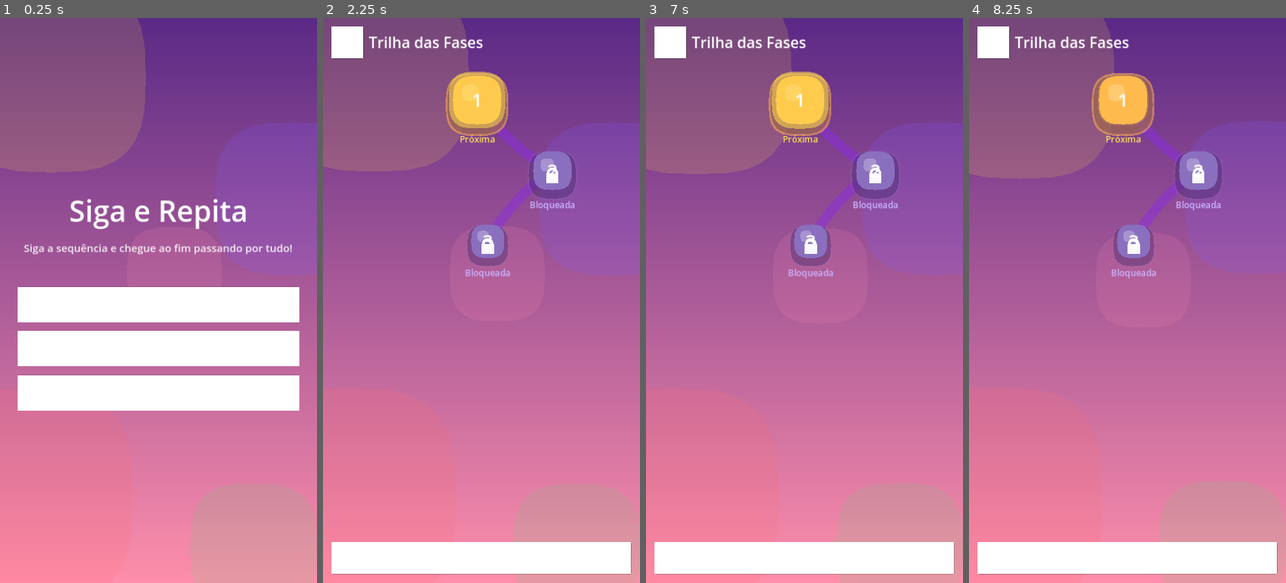
Above: before the commit, frames 1-4 (left to right).
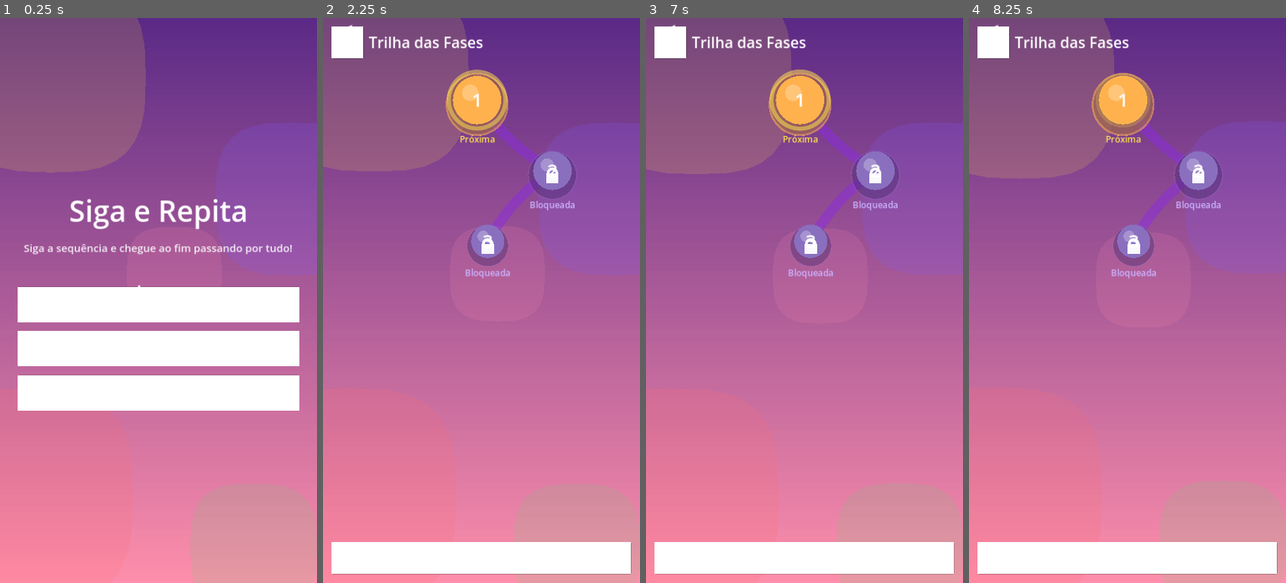
Above: after the commit, the same moments.

Repository: robertoaraujomf/Amarelo-Game-Siga-E-Repita
Game: Godot game, scene res://scenes/ui/MainMenu.tscn
The game is run twice, just before and just after one commit, with the same random seed, the same clock (stepped at 60 frames per second) and the same inputs.
Inputs (mouse positions are in pixels of both pictures, inside the frame that each line leads up to):
- Up to frame 1 (0.25 s): no input
- Up to frame 2 (2.25 s): click "Jogar" at 0.5 s; click "<" at 1.25 s; click "Jogar" at 2 s
- Up to frame 3 (7 s): click (801, 102) at 2.77 s; click "Reiniciar" at 3.5 s; click "Reiniciar" at 4.25 s; click "Reiniciar" at 5 s; move the mouse to (874, 272) at 5.77 s; hold Right (move_right) 5.78-6.5 s; click (874, 272) at 5.92 s; click "<" at 6.5 s
- Up to frame 4 (8.25 s): click "Zerar progresso" at 7.25 s; drag from (1064, 328) to (1111, 413) at 8.02 s

The runs differ from the first frame. In frame 1, less than 0.1% of the frame differs, in the area x 43-45%, y 47-48%; in frame 2, 1.8%; in frame 3, 1.8%, in the area x 8-80%, y 1-44%; in frame 4, 0.8%.

Commit message:
fix: botoes com gradiente e texto, fases com circulos

Diff:
--- a/scripts/ui/LevelTrail.gd
+++ b/scripts/ui/LevelTrail.gd
@@ -82,7 +82,7 @@
 		var pts := _trail_path()
 		draw_polyline(pts, Color(StyleFactory.TRAIL, 0.5), 22.0, true)
 		for e in _entries:
-			_draw_blob(e["pos"], 11.0, Color(StyleFactory.TRAIL, 0.5))
+			draw_circle(e["pos"], 11.0, Color(StyleFactory.TRAIL, 0.5))
 
 	for e in _entries:
 		_draw_node(e)
@@ -119,17 +119,17 @@
 		_:
 			glow = Color("4d96ff")
 			glow_a = 0.0
-	# Brilho colorido + sombra suave por baixo do globo da fase (sem circulos perfeitos).
-	_draw_blob(pos + Vector2(0, 10.0), r * 1.30, Color(glow, glow_a))
-	_draw_blob(pos + Vector2(0, 10.0), r * 1.22, Color("2a0f4a", 0.30))
-	_draw_blob(pos, r, col)
-	_draw_blob(pos + Vector2(-r * 0.28, -r * 0.30), r * 0.34, Color(1, 1, 1, 0.25))
+	# Brilho colorido + sombra suave por baixo do globo da fase.
+	draw_circle(pos + Vector2(0, 10.0), r * 1.30, Color(glow, glow_a))
+	draw_circle(pos + Vector2(0, 10.0), r * 1.22, Color("2a0f4a", 0.30))
+	draw_circle(pos, r, col)
+	draw_circle(pos + Vector2(-r * 0.28, -r * 0.30), r * 0.34, Color(1, 1, 1, 0.25))
 
 	if status == "current":
 		var pulse := 0.5 + 0.5 * sin(_time * 5.0)
-		_draw_blob(pos, r * (1.05 + 0.14 * pulse), Color(StyleFactory.HIGHLIGHT, glow_a * (0.35 + 0.65 * pulse)))
+		draw_arc(pos, r * (1.05 + 0.14 * pulse), 0.0, TAU, 56, Color(StyleFactory.HIGHLIGHT, glow_a * (0.35 + 0.65 * pulse)), 8.0, true)
 	elif status == "completed":
-		_draw_blob(pos, r * 1.16, Color("b8ffb0", glow_a))
+		draw_arc(pos, r * 1.16, 0.0, TAU, 56, Color("b8ffb0", glow_a), 6.0, true)
 
 	# Numero da fase
 	var font := ThemeDB.fallback_font
@@ -162,21 +162,6 @@
 		_draw_lock(pos)
 
 
-func _draw_blob(center: Vector2, radius: float, color: Color) -> void:
-	# "Blob" organico: superelipse com n variando (nunca um circulo perfeito).
-	var n := 3.0
-	var pts := PackedVector2Array()
-	var count := 32
-	for i in count:
-		var a := TAU * float(i) / float(count) - PI / 2.0
-		var c := cos(a)
-		var s := sin(a)
-		var x := signf(c) * pow(absf(c), 2.0 / n) * radius
-		var y := signf(s) * pow(absf(s), 2.0 / n) * radius
-		pts.append(center + Vector2(x, y))
-	draw_colored_polygon(pts, color)
-
-
 func _draw_lock(pos: Vector2) -> void:
 	var body := Rect2(pos.x - 14.0, pos.y + 6.0, 28.0, 22.0)
 	draw_rect(body, Color(1, 1, 1, 0.95))
--- a/scripts/ui/OrganicButton.gd
+++ b/scripts/ui/OrganicButton.gd
@@ -17,6 +17,14 @@
 	var tex := ImageTexture.create_from_image(img)
 	draw_texture(tex, Vector2.ZERO, Color(1, 1, 1, 1))
 
+	# Texto do botao por cima do gradiente.
+	var font: Font = get_theme_font("font")
+	var fs: float = float(get_theme_font_size("font_size"))
+	var txt := str(text)
+	var sz := font.get_string_size(txt, HORIZONTAL_ALIGNMENT_LEFT, -1, fs)
+	draw_string(font, Vector2(size.x / 2.0 - sz.x / 2.0, size.y / 2.0 - fs * 0.36), txt,
+			HORIZONTAL_ALIGNMENT_LEFT, -1, fs, Color(1, 1, 1, 1))
+
 
 func _notification(what: int) -> void:
 	if what == NOTIFICATION_DISABLED or what == NOTIFICATION_THEME_CHANGED or what == NOTIFICATION_RESIZED:
